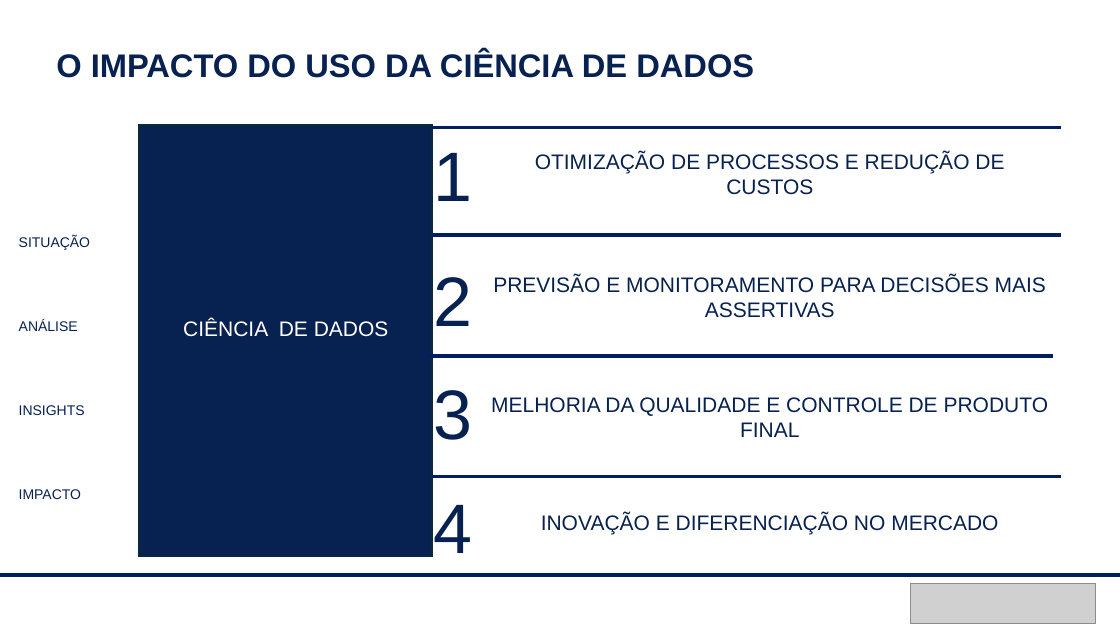
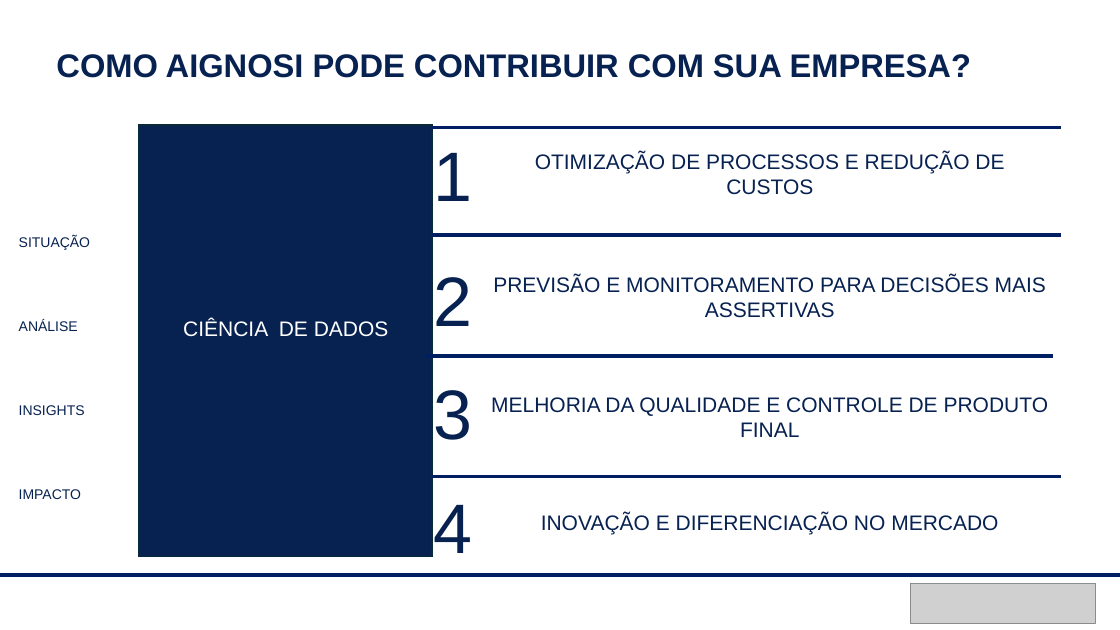
Before and after one commit to peixotoigor/aignosi-internship-datascience-challenge, a slide deck: slide 20 of Apresentacao/EDA_ore_mining.pptx (slide 17 before the commit). Drawn at 1120x630 pixels with LibreOffice and Linux fonts; fonts in the diff are those of the drawing; grey boxes stand for pictures. Boxes give left, top, right and bottom in pixels: in the first picture for what was removed or moved away, otherwise in the second. Text is boxed around its words. In the diff, an @@ line names an element or a change of style, - is before the commit and + after.

```diff
--- a/Apresentacao/EDA_ore_mining.pptx
+++ b/Apresentacao/EDA_ore_mining.pptx
@@ text at [56,54,971,78]: text changed @@
-O IMPACTO DO USO DA CIÊNCIA DE DADOS
+COMO AIGNOSI PODE CONTRIBUIR COM SUA EMPRESA?
```
Also in this commit, not shown: 3 other slides changed, 7 slides added, 4 slides removed, 1 other file.
